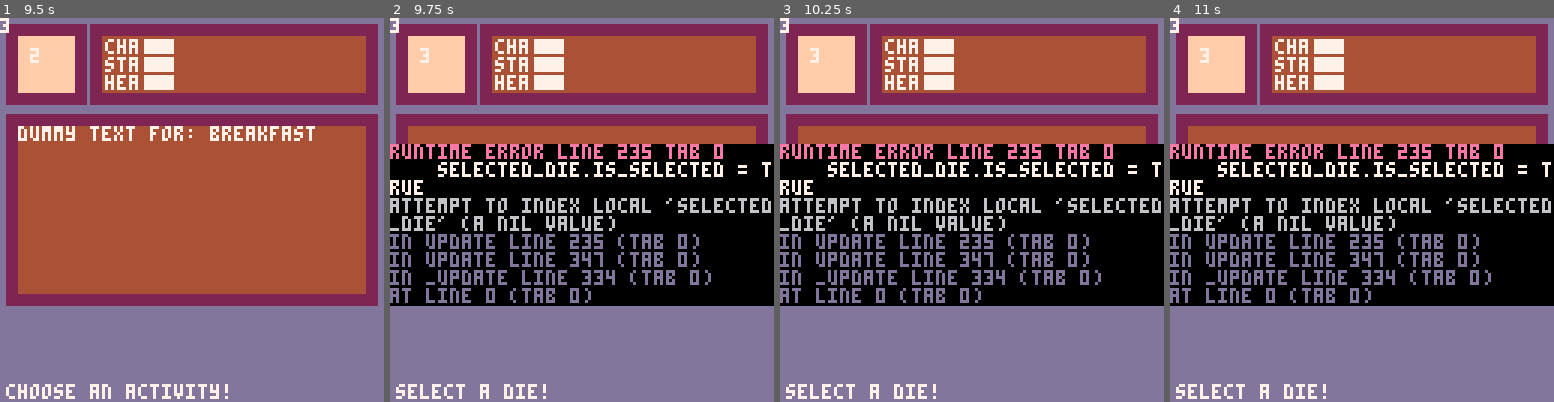
Above: before the commit, frames 1-4 (left to right).
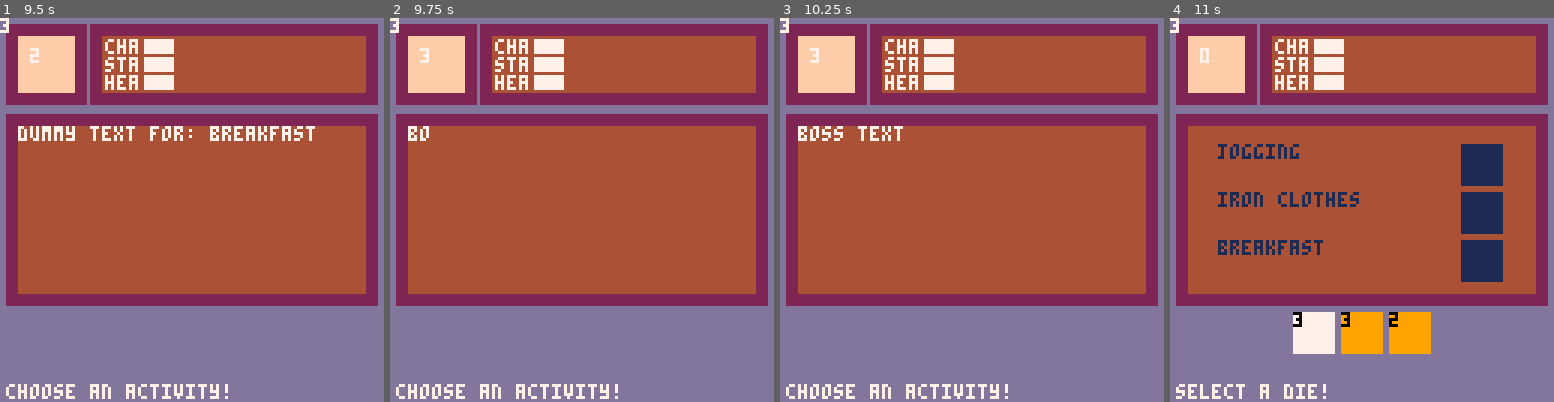
Above: after the commit, the same moments.

Repository: shen-sat/roll
Game: PICO-8 cartridge game.p8
Same seed, same stepped clock (60 frames per second), same inputs: the game is played once before the commit and once after it.
Inputs:
- Up to frame 1 (9.5 s): tap X (X key) at 0.33, 1.07, 1.85, 2.97, 4.08, 5.2, 6.32, 7.43, 8.55 s; hold Right 1.6-2.1 s; hold Up 2.15-2.42 s; hold Right 2.47-3.03 s; hold Left 3.08-3.58 s; hold Down 3.63-3.97 s; hold Right 4.02-4.68 s; hold Up 4.73-5.03 s; hold Left 5.08-5.68 s; hold Down 5.73-6.03 s; hold Right 6.08-6.58 s; hold Right 6.63-7.13 s; hold Up 7.18-7.45 s; hold Right 7.5-8.07 s; hold Left 8.12-8.62 s; hold Down 8.67-9 s; hold Right from 9.05 s (still down)
- Up to frame 2 (9.75 s): tap X (X key) at 9.67 s; release Right at 9.72 s
- Up to frame 3 (10.25 s): hold Up 9.77-10.07 s; hold Left from 10.12 s (still down)
- Up to frame 4 (11 s): release Left at 10.72 s; hold Down from 10.77 s (still down); tap X (X key) at 10.78 s

Frame 1 is identical in both runs. In frame 2, 43% of the frame differs, in the area x 0-100%, y 28-100%; in frame 3, 43%; in frame 4, 46%, in the area x 0-100%, y 8-88%.
Error before the commit: runtime error line 235 tab 0; selected_die.is_selected = true; attempt to index local 'selected_die' (a nil value)

Commit message:
Add boss phase and close loop and allow restarting of game

Diff:
--- a/controller.lua
+++ b/controller.lua
@@ -62,11 +62,6 @@
 				selected_activity = activities[index]
 				selected_activity.is_selected = true
 			elseif btnp(5) then
-				-- selected_activity.is_selected = false
-				-- add(todo_list.used_activities,copy_table(selected_activity))
-				-- activities = remove_element(selected_activity, activities)
-
-				dice_select_phase = false
 				activity_select_phase = false
 				activity_play_phase = true
 				activity_text_flag = true
@@ -90,12 +85,24 @@
 				add(todo_list.used_activities,copy_table(selected_activity))
 				activities = remove_element(selected_activity, activities)
 
-				dice_select_phase = true
 				activity_play_phase = false
+
+				if #dice == 0 then
+					boss_phase = true
+					boss_text_flag = true
+				else
+					dice_select_phase = true
+				end
+			end
+		elseif boss_phase then
+			if boss_text_flag then
+				boss_text_flag = false
+				textbox('boss text',nil,nil,7)
 			end
 
-
-			-- if (btnp (4)) textbox(selected_activity.desc,nil,nil,12)
+			if btnp(5) then
+				start_game()
+			end
 		end
 	end
 }
--- a/game.p8
+++ b/game.p8
@@ -3,21 +3,6 @@
 __lua__
 function _init()
  game = {}
- #include profile.lua
- #include stats.lua
- #include todo_list.lua
- #include dice.lua
- #include instructions.lua
- #include controller.lua
- dice_select_phase = true
- activity_select_phase = false
- activity_play_phase = false
-
-  tbx_init()
-  sample_text="hello, this is a basic function for printing text letter by letter with text wrapping. it works pretty well."
-  sample_text2="it is a little janky and not very optimized, but it is good enough for my needs and it clocks in just under 300 tokens."
-
-
  start_game()
 end
 
@@ -30,6 +15,20 @@
 end
 
 function start_game()
+  #include profile.lua
+  #include stats.lua
+  #include todo_list.lua
+  #include dice.lua
+  #include instructions.lua
+  #include controller.lua
+  dice_select_phase = true
+  activity_select_phase = false
+  activity_play_phase = false
+  activity_text_flag = false
+  boss_phase = false
+  boss_text_flag = false
+  tbx_init()
+
   game.update = start_game_update
   game.draw = start_game_draw
 end
--- a/todo_list.lua
+++ b/todo_list.lua
@@ -81,7 +81,7 @@
     local die_x0 = self.x0 + self.dice_x_border
     -- active activities
     for activity in all(self.activities) do
-      if activity_play_phase then return end
+      if activity_play_phase or boss_phase then return end
       print(activity.text, self.x0 + self.activities_x_border, activity_y0, 1)
       -- dice holes
       rectfill(die_x0,activity_y0, calculate_x1(die_x0, self.dice_width),calculate_y1(activity_y0, self.dice_width),1)
